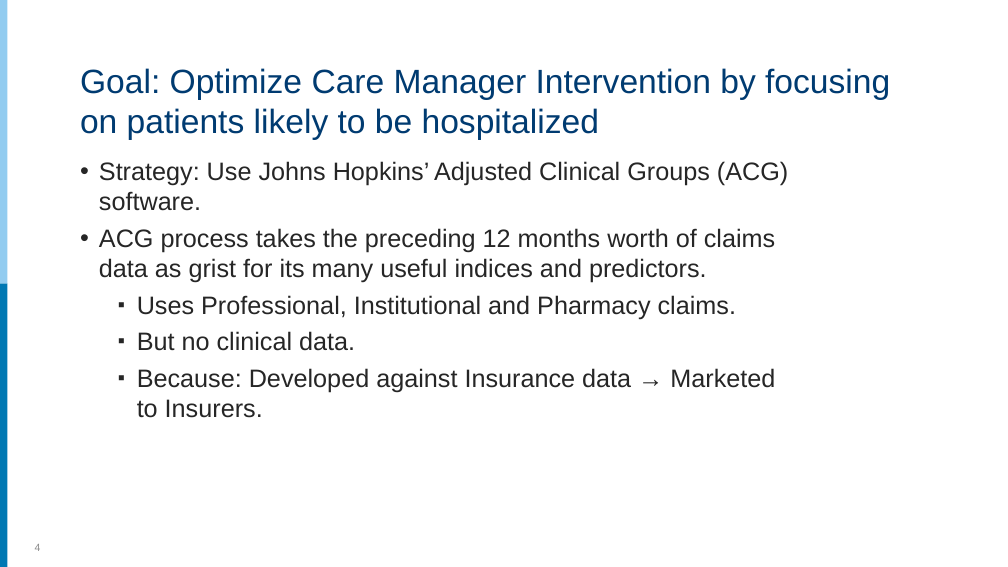
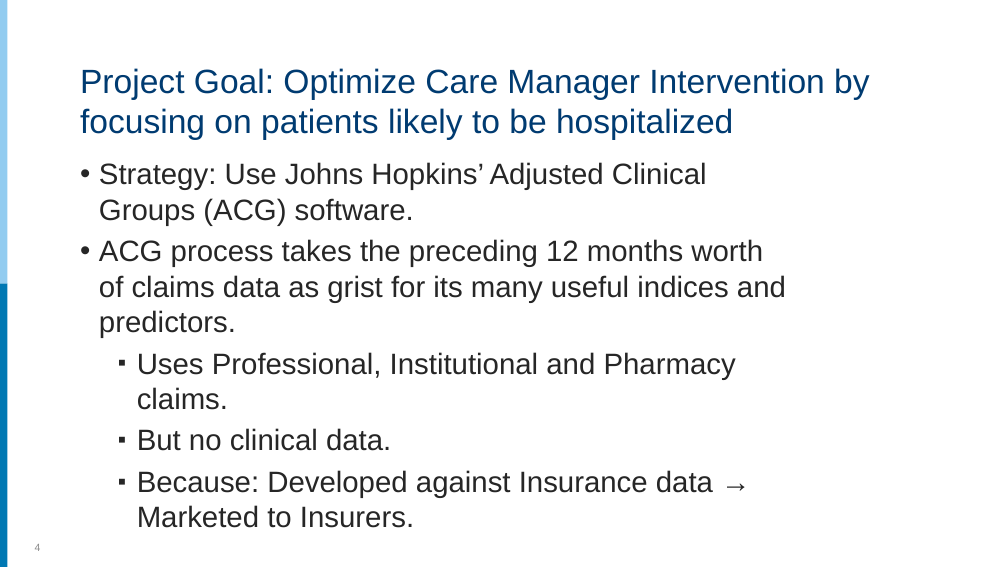
Before and after one commit to rpardee/hcsrn_2019, a slide deck: slide 4 of analytics_for_hmos.pptx. Drawn at 1008x567 pixels with LibreOffice and Linux fonts; fonts in the diff are those of the drawing. Boxes give left, top, right and bottom in pixels: in the first picture for what was removed or moved away, otherwise in the second. Text is boxed around its words. In the diff, an @@ line names an element or a change of style, - is before the commit and + after.

```diff
--- a/analytics_for_hmos.pptx
+++ b/analytics_for_hmos.pptx
@@ title at [80,68,869,140]: text changed @@
-Goal: Optimize Care Manager Intervention by focusing on patients likely to be hospitalized
+Project Goal: Optimize Care Manager Intervention by focusing on patients likely to be hospitalized
@@ text "Strategy: Use Johns Hopkins’ Adjusted ..." at [99,162,786,498]: size 24 to 28 pt @@
```
Also in this commit, not shown: 6 other slides changed, 1 other file.
